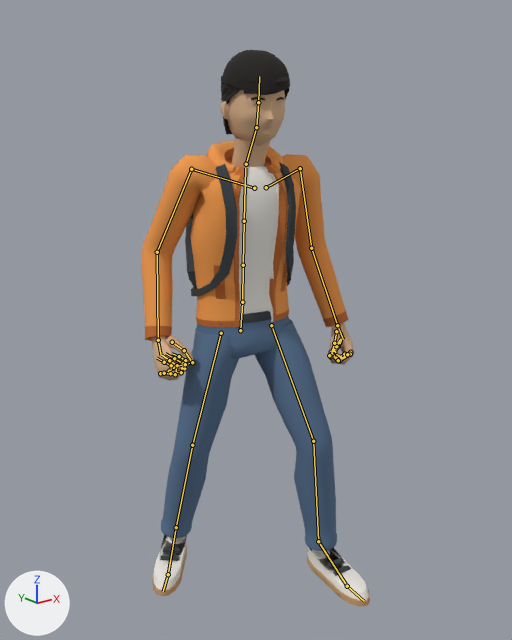
A saved change to the glTF model public/avatar/figure.glb.
Both versions are drawn from a 50 mm lens placed at (-1.344, -1.682, 1.609), pointed at (-0.001, -0.002, 0.937). Arrows for +X, +Y and +Z are at lower left; the lights stay in place. The picture after the commit comes second. Both versions are drawn at frame 26 of the action 'idle'; the numbers are the values there. The bones that change, and the others that lie on the model, are drawn over the model as lines.

Objects in the first picture: 'Walker'.
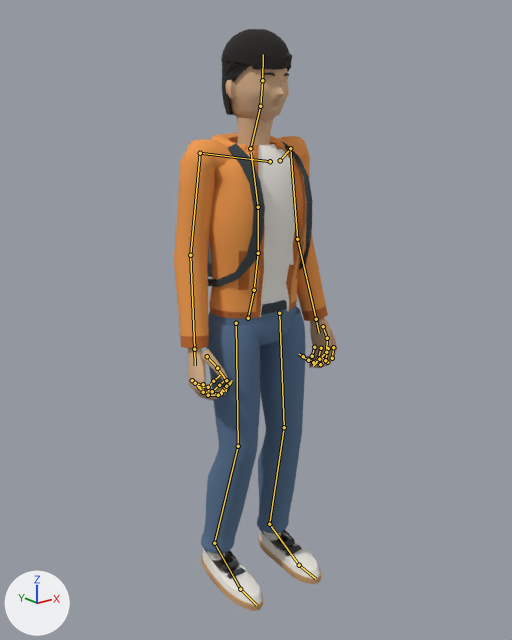
What the commit changed:
Bone 'pelvis' (bone_pelvis) moves from (0.005, -0.048, -0.025) to (0.009, 0.011, -0.003).
Bone 'pelvis' (bone_pelvis) turns from (-5, -13, 3) to (2, 0, -1) degrees about its own x, y and z.
Bone 'spine_02' (bone_spine_02) turns from (11, 0, 0) to (0, 0, 0) degrees about its own x, y and z.
Bone 'spine_03' (bone_spine_03) turns from (11, 0, 0) to (0, 0, 0) degrees about its own x, y and z.
Bone 'clavicle_l' (bone_clavicle_l) turns from (-4, -2, -6) to (0, 0, 0) degrees about its own x, y and z.
Bone 'upperarm_l' (bone_upperarm_l) turns from (-3, -1, -69) to (1, -9, -83) degrees about its own x, y and z.
Bone 'lowerarm_l' (bone_lowerarm_l) turns from (29, 2, 1) to (11, -1, -2) degrees about its own x, y and z.
Bone 'hand_l' (bone_hand_l) turns from (13, 1, -3) to (0, 0, 0) degrees about its own x, y and z.
Bone 'middle_01_l' (bone_middle_01_l) turns from (78, -1, -1) to (43, -1, 0) degrees about its own x, y and z.
Bone 'middle_02_l' (bone_middle_02_l) turns from (77, 3, 2) to (42, 2, 1) degrees about its own x, y and z.
Bone 'middle_03_l' (bone_middle_03_l) turns from (77, -1, -1) to (42, -1, 0) degrees about its own x, y and z.
Bone 'thumb_02_l' (bone_thumb_02_l) turns from (25, 3, 0) to (14, 2, 0) degrees about its own x, y and z.
Bone 'clavicle_r' (bone_clavicle_r) turns from (-4, -1, -6) to (0, 0, 0) degrees about its own x, y and z.
Bone 'upperarm_r' (bone_upperarm_r) turns from (-6, 4, 69) to (0, 9, 82) degrees about its own x, y and z.
Bone 'lowerarm_r' (bone_lowerarm_r) turns from (41, -17, 0) to (11, 1, 2) degrees about its own x, y and z.
Bone 'hand_r' (bone_hand_r) turns from (14, 0, 5) to (0, 0, 0) degrees about its own x, y and z.
Bone 'middle_01_r' (bone_middle_01_r) turns from (78, 1, 1) to (43, 1, 0) degrees about its own x, y and z.
Bone 'middle_02_r' (bone_middle_02_r) turns from (77, -3, -2) to (42, -2, -1) degrees about its own x, y and z.
Bone 'middle_03_r' (bone_middle_03_r) turns from (77, 1, 1) to (42, 1, 0) degrees about its own x, y and z.
Bone 'thumb_02_r' (bone_thumb_02_r) turns from (25, -3, 0) to (14, -2, 0) degrees about its own x, y and z.
Bone 'neck_01' (bone_neck_01) turns from (-11, 0, 0) to (-8, 0, 0) degrees about its own x, y and z.
Bone 'head' (bone_head) turns from (0, 0, 0) to (10, 0, 0) degrees about its own x, y and z.
Bone 'thigh_l' (bone_thigh_l) turns from (-14, -11, -10) to (-2, 0, -2) degrees about its own x, y and z.
Bone 'calf_l' (bone_calf_l) turns from (15, 0, 0) to (2, 0, 0) degrees about its own x, y and z.
Bone 'foot_l' (bone_foot_l) turns from (5, -6, 8) to (0, 0, 0) degrees about its own x, y and z.
Bone 'thigh_r' (bone_thigh_r) turns from (15, 31, 21) to (-3, 0, 2) degrees about its own x, y and z.
Bone 'calf_r' (bone_calf_r) turns from (6, 0, 0) to (8, 0, 0) degrees about its own x, y and z.
Bone 'foot_r' (bone_foot_r) turns from (-8, 9, -12) to (-1, 0, 0) degrees about its own x, y and z.

Pixel boxes (x1, y1, x2, y2) of what changed, in the pictures (512 x 640 px):
'Walker', posed (29% narrower)
    before: (141, 50, 370, 607)
    after: (174, 29, 337, 611)
bone 'pelvis', root to tip
    before: (240, 330) to (242, 302)
    after: (248, 318) to (254, 290)
bone 'spine_02', root to tip
    before: (243, 265) to (244, 221)
    after: (258, 253) to (258, 207)
bone 'spine_03', root to tip
    before: (244, 221) to (245, 168)
    after: (258, 207) to (251, 152)
bone 'clavicle_l', root to tip
    before: (266, 187) to (300, 168)
    after: (280, 160) to (290, 148)
bone 'upperarm_l', root to tip
    before: (300, 168) to (311, 248)
    after: (290, 148) to (297, 239)
bone 'lowerarm_l', root to tip
    before: (311, 248) to (337, 325)
    after: (297, 239) to (316, 319)
bone 'hand_l', root to tip
    before: (337, 325) to (343, 339)
    after: (316, 319) to (319, 333)
bone 'middle_01_l', root to tip
    before: (350, 354) to (339, 360)
    after: (328, 348) to (325, 360)
bone 'middle_02_l', root to tip
    before: (339, 360) to (332, 354)
    after: (325, 360) to (320, 364)
bone 'middle_03_l', root to tip
    before: (332, 354) to (337, 346)
    after: (320, 364) to (315, 362)
bone 'thumb_02_l', root to tip
    before: (334, 343) to (330, 356)
    after: (327, 338) to (326, 352)
bone 'clavicle_r', root to tip
    before: (254, 188) to (191, 169)
    after: (270, 161) to (200, 153)
bone 'upperarm_r', root to tip
    before: (191, 169) to (157, 252)
    after: (200, 153) to (190, 255)
bone 'lowerarm_r', root to tip
    before: (157, 252) to (158, 340)
    after: (190, 255) to (194, 349)
bone 'hand_r', root to tip
    before: (158, 340) to (161, 355)
    after: (194, 349) to (195, 365)
bone 'middle_01_r', root to tip
    before: (169, 371) to (181, 372)
    after: (198, 385) to (208, 395)
bone 'middle_02_r', root to tip
    before: (181, 372) to (183, 363)
    after: (208, 395) to (218, 395)
bone 'middle_03_r', root to tip
    before: (183, 363) to (174, 358)
    after: (218, 395) to (225, 387)
bone 'thumb_02_r', root to tip
    before: (184, 350) to (192, 362)
    after: (217, 368) to (226, 380)
bone 'neck_01', root to tip
    before: (246, 164) to (256, 127)
    after: (250, 148) to (260, 106)
bone 'head', root to tip
    before: (256, 127) to (258, 102)
    after: (260, 106) to (262, 80)
bone 'thigh_l', root to tip
    before: (271, 325) to (313, 441)
    after: (279, 313) to (284, 427)
bone 'calf_l', root to tip
    before: (313, 441) to (318, 541)
    after: (284, 427) to (269, 524)
bone 'foot_l', root to tip
    before: (318, 541) to (347, 586)
    after: (269, 524) to (299, 565)
bone 'thigh_r', root to tip
    before: (221, 333) to (192, 445)
    after: (236, 323) to (238, 446)
bone 'calf_r', root to tip
    before: (192, 445) to (176, 527)
    after: (238, 446) to (214, 543)
bone 'foot_r', root to tip
    before: (176, 527) to (168, 574)
    after: (214, 543) to (240, 589)
